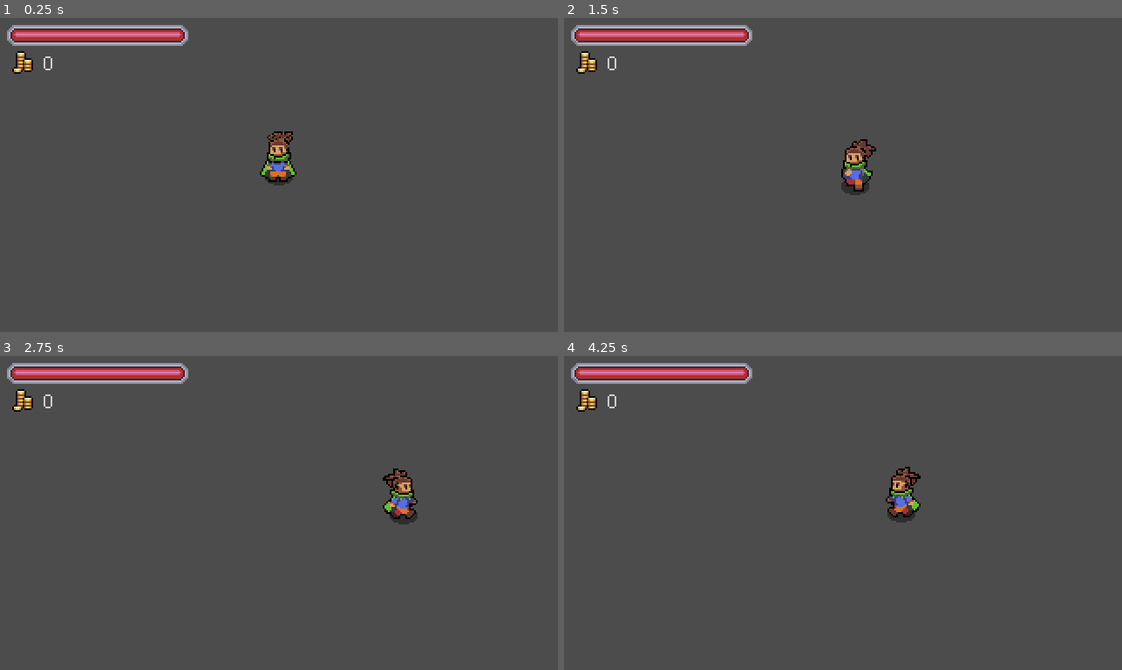
Above: before the commit, frames 1-4 (two rows, left to right).
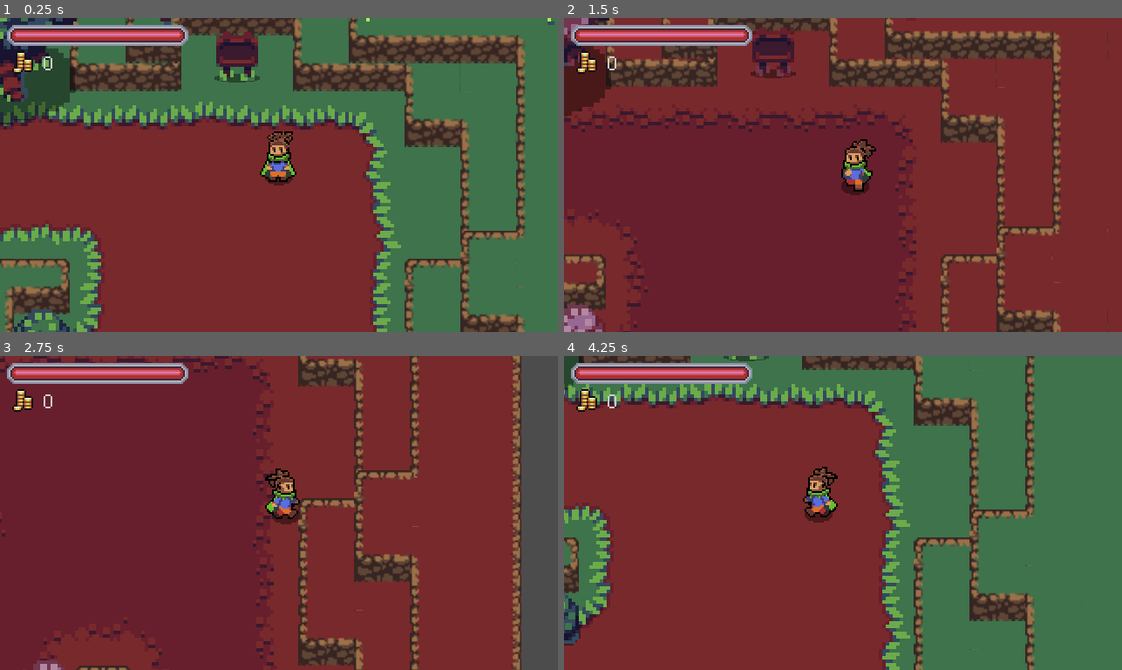
Above: after the commit, the same moments.

Repository: Thomas-Arndt/RPG.1
Game: Godot game, scene res://World/World.tscn
The game is run twice, just before and just after one commit, with the same random seed, the same clock (stepped at 60 frames per second) and the same inputs.
Inputs:
- Up to frame 1 (0.25 s): no input
- Up to frame 2 (1.5 s): tap Enter at 0.5 s; hold Right (ui_right) 0.53-1.28 s; tap R (attack) at 0.6 s; hold Down (ui_down) from 1.28 s (still down); tap T (d_shift) at 1.35 s
- Up to frame 3 (2.75 s): release Down (ui_down) at 2.03 s; hold Right (ui_right) from 2.03 s (still down); tap E (roll) at 2.1 s
- Up to frame 4 (4.25 s): release Right (ui_right) at 2.78 s; hold Up (ui_up) 2.78-3.53 s; tap R (attack) at 2.85 s; hold Left (ui_left) from 3.53 s (still down); tap T (d_shift) at 3.6 s

The runs differ from the first frame. In frame 1, 94% of the frame differs, in the area x 0-100%, y 0-100%; in frame 2, 95%; in frame 3, 90%; in frame 4, 96%.

Commit message:
Forgot to place player scene within boundaries of map

Diff:
--- a/World/World.tscn
+++ b/World/World.tscn
@@ -1098,7 +1098,7 @@
 tile_data = PoolIntArray( 131037, 1, 0, 131038, 1, 1, 131039, 1, 1, 131040, 1, 1, 131041, 1, 1, 131042, 1, 1, 131043, 1 …(6252 unchanged characters)…
 
 [node name="Camera2D" type="Camera2D" parent="."]
-position = Vector2( 112, 368 )
+position = Vector2( -424, 208 )
 current = true
 smoothing_enabled = true
 script = ExtResource( 1 )
@@ -1114,7 +1114,7 @@
 [node name="YSort" type="YSort" parent="."]
 
 [node name="Player" parent="YSort" instance=ExtResource( 4 )]
-position = Vector2( 112, 368 )
+position = Vector2( -424, 208 )
 
 [node name="RemoteTransform2D" type="RemoteTransform2D" parent="YSort/Player"]
 remote_path = NodePath("../../../Camera2D")
